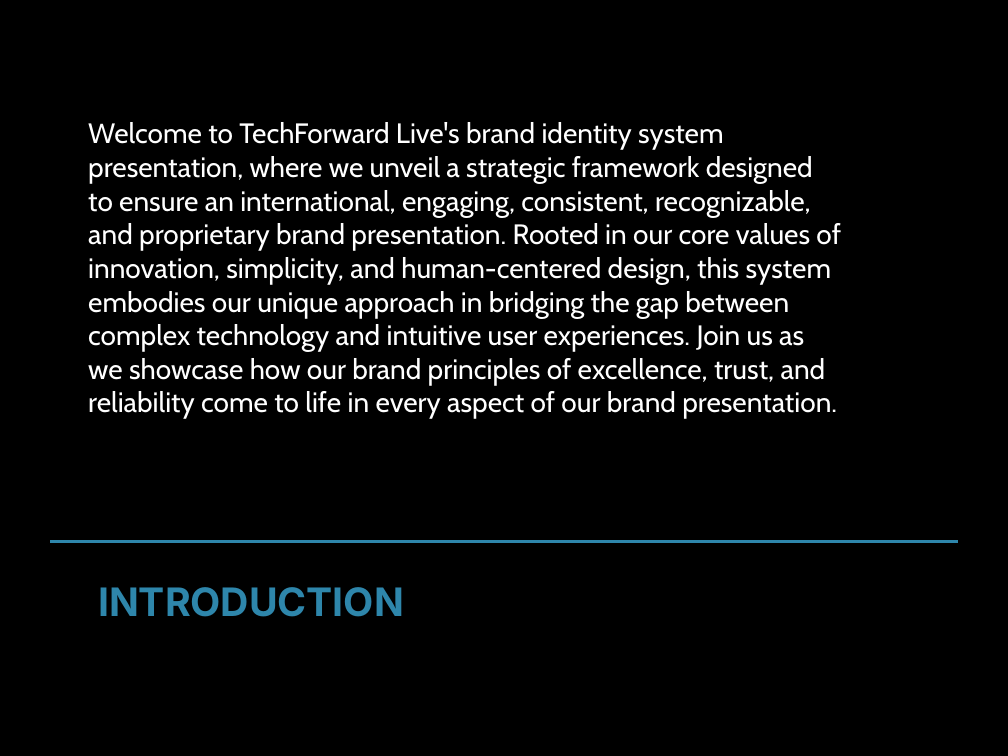
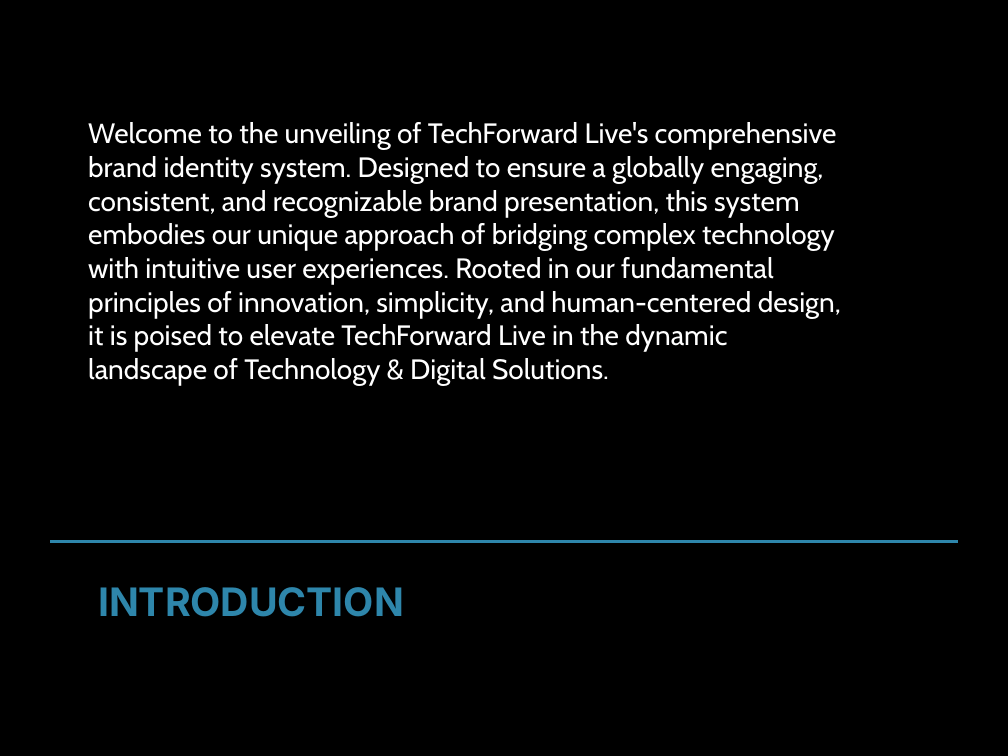
Before and after one commit to md-anas-sabah/brand_book_generator_crewai, a slide deck: slide 3 of output/techforward_live/techforward_live_enhanced_brand_book.pptx. Drawn at 1008x756 pixels with LibreOffice and Linux fonts; fonts in the diff are those of the drawing. Boxes give left, top, right and bottom in pixels: in the first picture for what was removed or moved away, otherwise in the second. Text is boxed around its words. In the diff, an @@ line names an element or a change of style, - is before the commit and + after.

```diff
--- a/output/techforward_live/techforward_live_enhanced_brand_book.pptx
+++ b/output/techforward_live/techforward_live_enhanced_brand_book.pptx
@@ text at bbox=[88, 122, 841, 385]: text changed @@
-Welcome to TechForward Live's brand identity system presentation, where we unveil a strategic framework designed to ensure an international, engaging, consistent, recognizable, and proprietary brand presentation. Rooted in our core values of innovation, simplicity, and human-centered design, this system embodies our unique approach in bridging the gap between complex technology and intuitive user experiences. Join us as we showcase how our brand principles of excellence, trust, and reliability come to life in every aspect of our brand presentation.
+Welcome to the unveiling of TechForward Live's comprehensive brand identity system. Designed to ensure a globally engaging, consistent, and recognizable brand presentation, this system embodies our unique approach of bridging complex technology with intuitive user experiences. Rooted in our fundamental principles of innovation, simplicity, and human-centered design, it is poised to elevate TechForward Live in the dynamic landscape of Technology & Digital Solutions.
```
Also in this commit, not shown: 7 other slides changed, 1 slide added, 1 slide removed, 1 other file.
